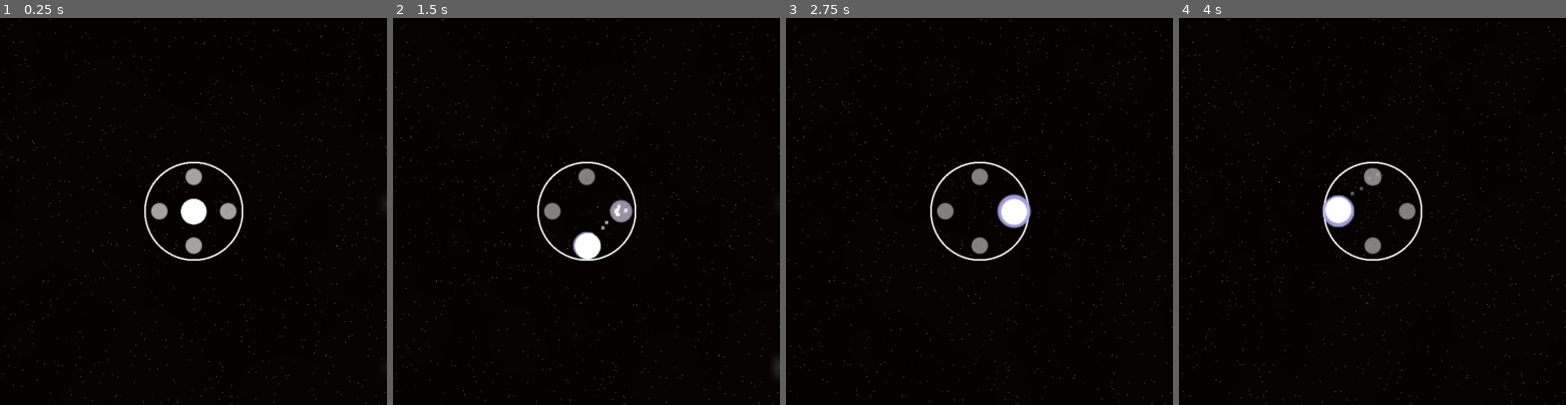
Above: before the commit, frames 1-4 (left to right).
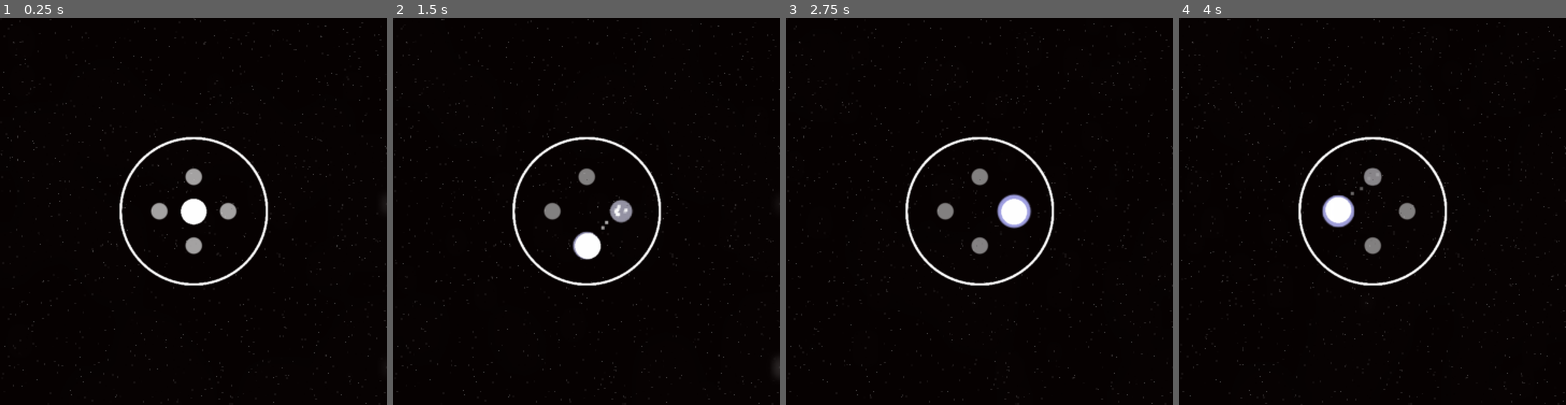
Above: after the commit, the same moments.

Repository: SeriousMapper/orb_seq2.0
Game: Godot game, scene res://scenes/game.tscn
Same seed, same stepped clock (60 frames per second), same inputs: the game is played once before the commit and once after it. Sound files missing from this copy of the repository are replaced by a short silence.
Inputs (mouse positions are in pixels of both pictures, inside the frame that each line leads up to):
- Up to frame 1 (0.25 s): no input
- Up to frame 2 (1.5 s): move the mouse to (671, 192) at 0.52 s; hold Right (RIGHT) 0.53-1.28 s; click (671, 192) at 0.67 s; move the mouse to (509, 230) at 1.27 s; hold Down (DOWN) from 1.28 s (still down)
- Up to frame 3 (2.75 s): move the mouse to (1018, 126) at 2.02 s; release Down (DOWN) at 2.03 s; hold Right (RIGHT) from 2.03 s (still down)
- Up to frame 4 (4 s): move the mouse to (1353, 288) at 2.77 s; release Right (RIGHT) at 2.78 s; hold Up (UP) 2.78-3.53 s; click (1353, 288) at 2.92 s; move the mouse to (1488, 269) at 3.52 s; hold Left (LEFT) from 3.53 s (still down)

The runs differ from the first frame. In frame 1, 1.6% of the frame differs, in the area x 30-70%, y 30-70%; in frame 2, 1.6%; in frame 3, 1.6%; in frame 4, 1.6%.

Commit message:
changed track and expanded circle

Diff:
--- a/entities/spectrum/spectrum.gd
+++ b/entities/spectrum/spectrum.gd
@@ -34,10 +34,10 @@
 
 func expand_circle(speed):
 	if (direction):
-		tween.interpolate_property($Sprite, "scale", Vector2(0.1, 0.1), Vector2(0.15, 0.15), speed, Tween.TRANS_SINE, Tween.EASE_IN_OUT)
+		tween.interpolate_property($Sprite, "scale", Vector2(0.15, 0.15), Vector2(0.2, 0.2), speed, Tween.TRANS_SINE, Tween.EASE_IN_OUT)
 		tween.start()
 		direction = !direction
 	else:
-		tween.interpolate_property($Sprite, "scale", Vector2(0.15, 0.15), Vector2(0.1, 0.1), speed, Tween.TRANS_SINE, Tween.EASE_IN_OUT)
+		tween.interpolate_property($Sprite, "scale", Vector2(0.2, 0.2), Vector2(0.15, 0.15), speed, Tween.TRANS_SINE, Tween.EASE_IN_OUT)
 		tween.start()
 		direction = !direction
--- a/entities/spectrum/spectrum.tscn
+++ b/entities/spectrum/spectrum.tscn
@@ -8,7 +8,7 @@
 
 [node name="Sprite" type="Sprite" parent="."]
 use_parent_material = true
-scale = Vector2( 0.1, 0.1 )
+scale = Vector2( 0.15, 0.15 )
 texture = ExtResource( 1 )
 
 [node name="Tween" type="Tween" parent="."]
--- a/entities/track_controller/track.gd
+++ b/entities/track_controller/track.gd
@@ -12,7 +12,7 @@
 var current_beat = 1.0
 var secs_per_beat = 0
 var spawn = [Vector2(0,-1), Vector2(1,0), Vector2(0,1), Vector2(-1,0)]
-var file_path = "res://tracks/track2.json"
+var file_path = "res://tracks/track3.json"
 signal quarter_note
 var spec_index = 0
 var spec_time = 0
@@ -73,6 +73,8 @@
 	#for triggering spectrum analyzer on beat instead of ahead of beat
 	if spec_index < notes.size():
 		spec_time = notes[spec_index].time / secs_per_beat
+	else:
+		spec_time = -1
 	if (spec_time < current_beat && spec_time > 0):
 		var mod_time = int(stepify(spec_time, 0.25) * 100)
 		if (mod_time % 100 == 0):
--- a/scenes/game.tscn
+++ b/scenes/game.tscn
@@ -1,6 +1,6 @@
 [gd_scene load_steps=16 format=2]
 
-[ext_resource path="res://tracks/track2.mp3" type="AudioStream" id=1]
+[ext_resource path="res://tracks/track3.mp3" type="AudioStream" id=1]
 [ext_resource path="res://entities/controller/scripts/controller.gd" type="Script" id=2]
 [ext_resource path="res://entities/track_controller/track.gd" type="Script" id=3]
 [ext_resource path="res://entities/spectrum/spectrum.tscn" type="PackedScene" id=4]
